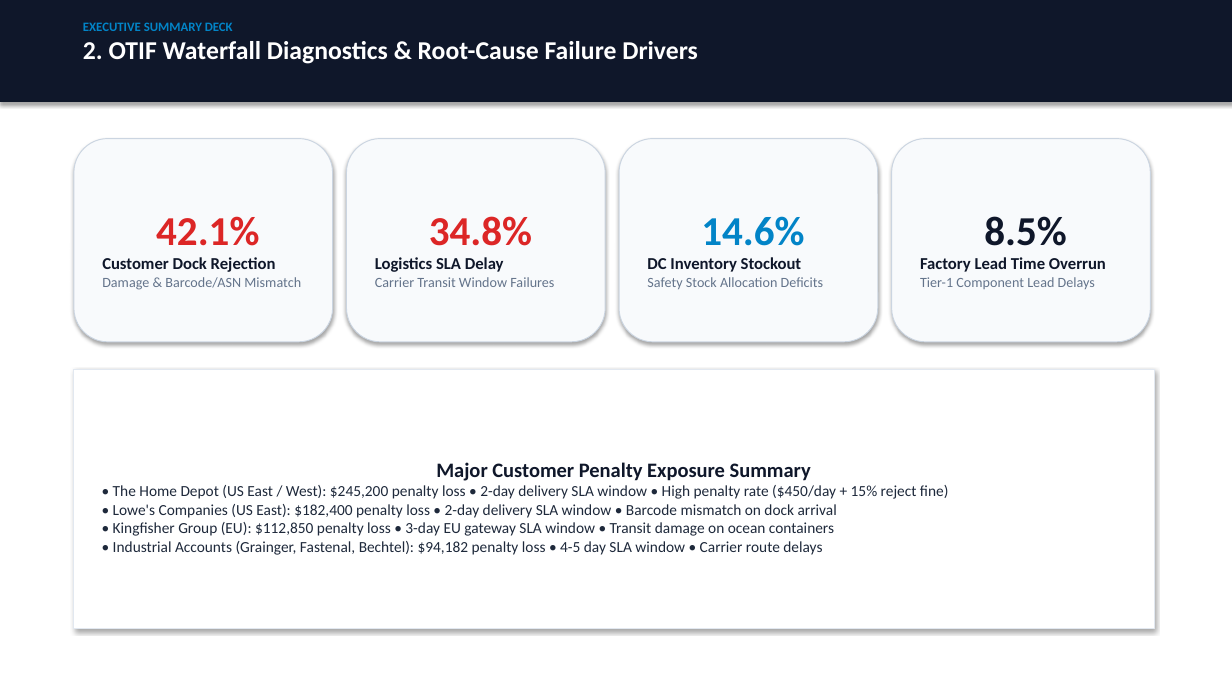
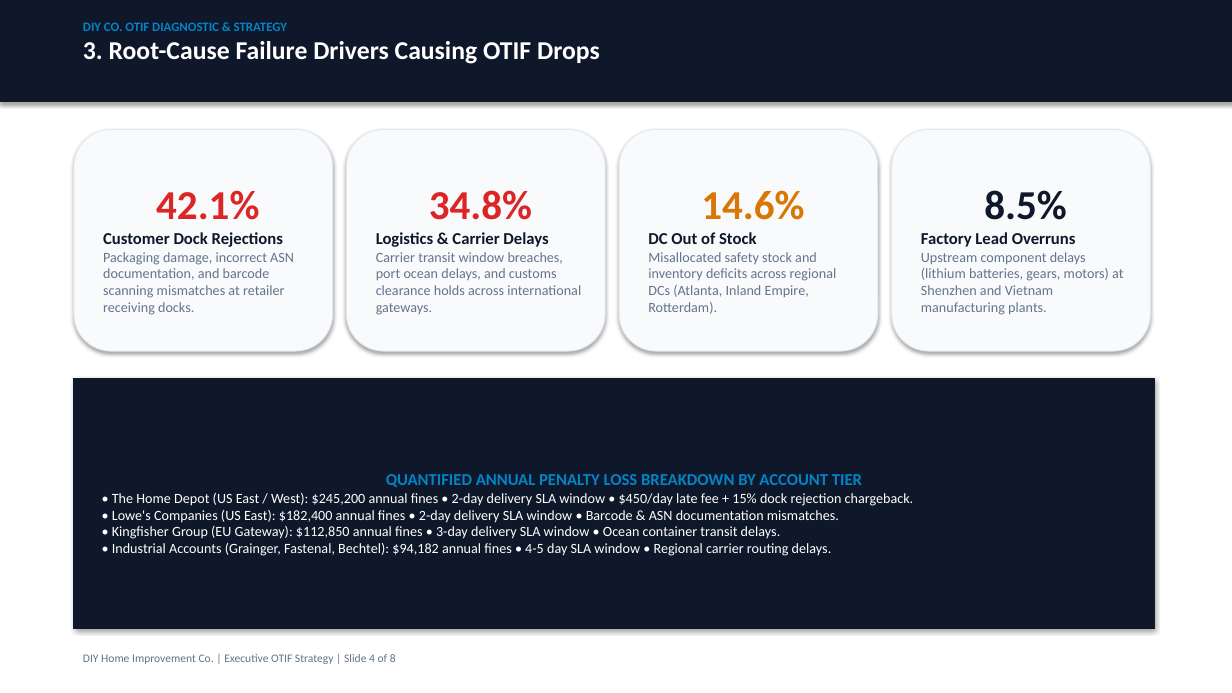
Before and after one commit to charankvi-aks/otif-diagnostic-tool, a slide deck: slide 4 of backend/app/downloads/executive_summary_deck.pptx (slide 3 before the commit). Drawn at 1232x693 pixels with LibreOffice and Linux fonts; fonts in the diff are those of the drawing. Boxes give left, top, right and bottom in pixels: in the first picture for what was removed or moved away, otherwise in the second. Text is boxed around its words. In the diff, an @@ line names an element or a change of style, - is before the commit and + after.

```diff
--- a/backend/app/downloads/executive_summary_deck.pptx
+++ b/backend/app/downloads/executive_summary_deck.pptx
@@ text at [83, 22, 600, 64]: text changed @@
-EXECUTIVE SUMMARY DECK
-2. OTIF Waterfall Diagnostics & Root-Cause Failure Drivers
+DIY CO. OTIF DIAGNOSTIC & STRATEGY
+3. Root-Cause Failure Drivers Causing OTIF Drops
@@ rounded rectangle "42.1%": place and size @@
-rounded rectangle "42.1%" at [74, 139, 333, 342]
+rounded rectangle "42.1%" at [74, 129, 333, 351]
@@ rounded rectangle "34.8%": place and size @@
-rounded rectangle "34.8%" at [347, 139, 605, 342]
+rounded rectangle "34.8%" at [347, 129, 605, 351]
@@ rounded rectangle "14.6%": place and size @@
-rounded rectangle "14.6%" at [619, 139, 878, 342]
+rounded rectangle "14.6%" at [619, 129, 878, 351]
@@ outline #CBD5E1 0.75 pt to #E2E8F0 0.75 pt in 4 elements at [74, 129, 333, 351], [347, 129, 605, 351], [619, 129, 878, 351], [892, 129, 1151, 351] @@
@@ rounded rectangle "8.5%": place and size @@
-rounded rectangle "8.5%" at [892, 139, 1151, 342]
+rounded rectangle "8.5%" at [892, 129, 1151, 351]
@@ text in rounded rectangle at [701, 190, 804, 220]: text colour #0284C7 to #D97706 in "14.6%" @@
@@ text in rounded rectangle at [103, 232, 294, 315]: text changed @@
-Customer Dock Rejection
-Damage & Barcode/ASN Mismatch
+Customer Dock Rejections
+Packaging damage, incorrect ASN documentation, and barcode scanning mismatches at retailer receiving docks.
@@ text in rounded rectangle at [376, 232, 581, 315]: text changed @@
-Logistics SLA Delay
-Carrier Transit Window Failures
+Logistics & Carrier Delays
+Carrier transit window breaches, port ocean delays, and customs clearance holds across international gateways.
@@ text in rounded rectangle at [648, 232, 837, 314]: text changed @@
-DC Inventory Stockout
-Safety Stock Allocation Deficits
+DC Out of Stock
+Misallocated safety stock and inventory deficits across regional DCs (Atlanta, Inland Empire, Rotterdam).
@@ text in rounded rectangle at [921, 232, 1123, 315]: text changed @@
-Factory Lead Time Overrun
-Tier-1 Component Lead Delays
+Factory Lead Overruns
+Upstream component delays (lithium batteries, gears, motors) at Shenzhen and Vietnam manufacturing plants.
@@ rectangle "QUANTIFIED ANNUAL PENALTY LOSS BREAKDOWN ...": place and size @@
-rectangle "QUANTIFIED ANNUAL PENALTY LOSS BREAKDOWN ..." at [74, 370, 1155, 628]
+rectangle "QUANTIFIED ANNUAL PENALTY LOSS BREAKDOWN ..." at [74, 379, 1155, 628]
@@ rectangle "QUANTIFIED ANNUAL PENALTY LOSS BREAKDOWN ..." at [74, 379, 1155, 628]: fill #FFFFFF to #0F172A; outline #E2E8F0 0.75 pt to #0F172A 0.75 pt @@
@@ text in rectangle at [112, 474, 914, 556]: text changed; size 12 to 11 pt; text colour #1E293B to #FFFFFF @@
-Major Customer Penalty Exposure Summary
-• The Home Depot (US East / West): $245,200 penalty loss • 2-day delivery SLA window • High penalty rate ($450/day + 15% reject fine)
-• Lowe's Companies (US East): $182,400 penalty loss • 2-day delivery SLA window • Barcode mismatch on dock arrival
-• Kingfisher Group (EU): $112,850 penalty loss • 3-day EU gateway SLA window • Transit damage on ocean containers
-• Industrial Accounts (Grainger, Fastenal, Bechtel): $94,182 penalty loss • 4-5 day SLA window • Carrier route delays
+QUANTIFIED ANNUAL PENALTY LOSS BREAKDOWN BY ACCOUNT TIER
+• The Home Depot (US East / West): $245,200 annual fines • 2-day delivery SLA window • $450/day late fee + 15% dock rejection chargeback.
+• Lowe's Companies (US East): $182,400 annual fines • 2-day delivery SLA window • Barcode & ASN documentation mismatches.
+• Kingfisher Group (EU Gateway): $112,850 annual fines • 3-day delivery SLA window • Ocean container transit delays.
+• Industrial Accounts (Grainger, Fastenal, Bechtel): $94,182 annual fines • 4-5 day SLA window • Regional carrier routing delays.
@@ text added at [83, 654, 396, 664], 9 pt, text #64748B @@
+DIY Home Improvement Co. | Executive OTIF Strategy | Slide 4 of 8
```
Also in this commit, not shown: 7 slides added, 4 slides removed, 7 other files.
